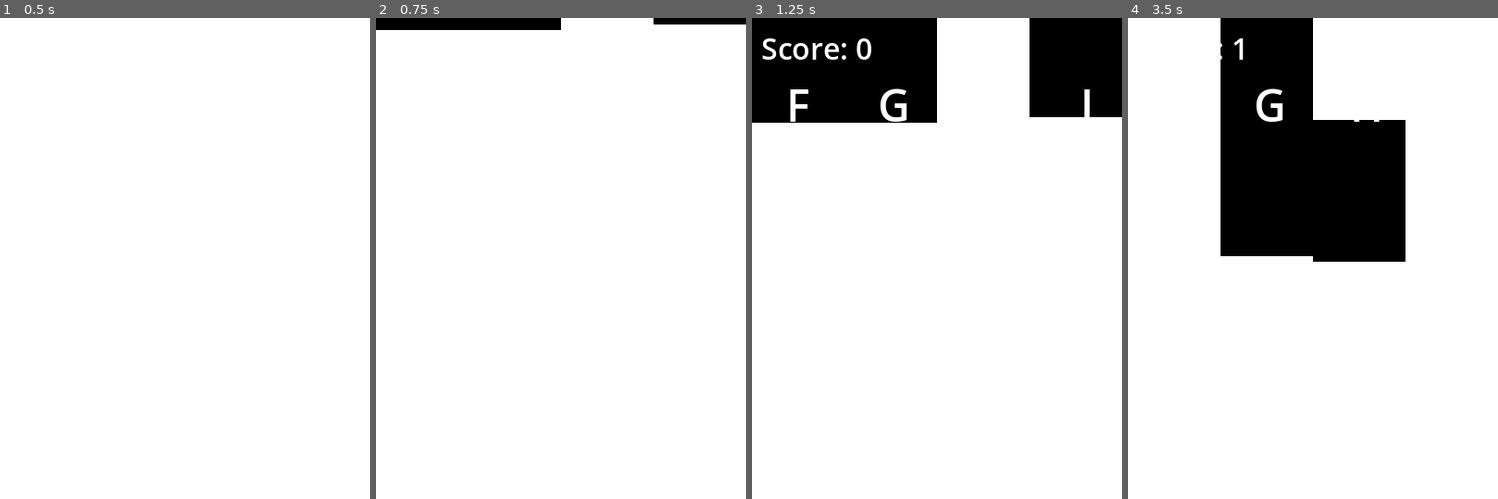
Above: before the commit, frames 1-4 (left to right).
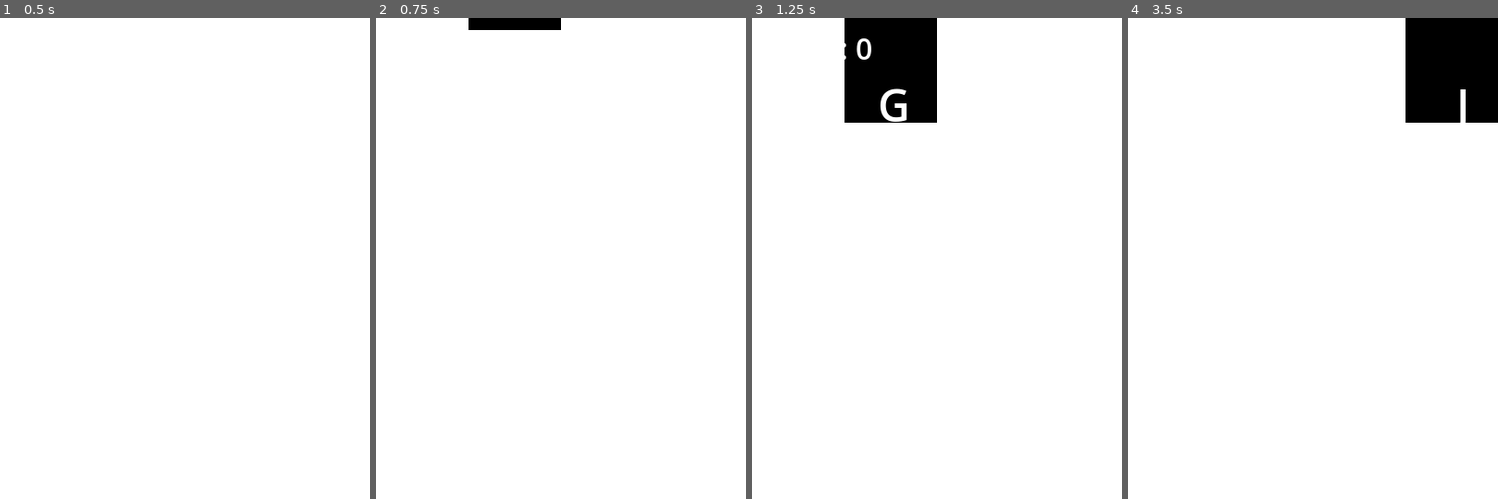
Above: after the commit, the same moments.

Repository: xanderayes/solo_builder
Game: Godot game, scene res://scenes/main.tscn
Same seed, same stepped clock (60 frames per second), same inputs: the game is played once before the commit and once after it.
Inputs (mouse positions are in pixels of both pictures, inside the frame that each line leads up to):
- Up to frame 1 (0.5 s): no input
- Up to frame 2 (0.75 s): tap Enter at 0.5 s; move the mouse to (642, 311) at 0.52 s; tap F at 0.6 s; click (642, 311) at 0.67 s
- Up to frame 3 (1.25 s): no input
- Up to frame 4 (3.5 s): move the mouse to (1239, 373) at 1.27 s; tap G at 1.35 s; click (1239, 373) at 1.42 s; move the mouse to (1350, 200) at 2.02 s; tap H at 2.1 s; click (1350, 200) at 2.17 s; move the mouse to (1294, 470) at 2.77 s; tap J at 2.85 s; click (1294, 470) at 2.92 s

Frame 1 is identical in both runs. In frame 2, 1.0% of the frame differs, in the area x 0-100%, y 0-3%; in frame 3, 10%; in frame 4, 25%, in the area x 25-100%, y 0-51%.

Commit message:
duration

Diff:
--- a/scripts/main.gd
+++ b/scripts/main.gd
@@ -68,11 +68,18 @@
 			end_game()
 			return
 
-	# Spawn new tiles
-	spawn_timer += delta
-	if spawn_timer >= spawn_interval:
-		spawn_tile()
-		spawn_timer = 0.0
+	# Spawn new tiles only when there are no unclicked tiles
+	var has_unclicked_tiles = false
+	for tile in tiles:
+		if not tile.is_clicked:
+			has_unclicked_tiles = true
+			break
+
+	if not has_unclicked_tiles:
+		spawn_timer += delta
+		if spawn_timer >= spawn_interval:
+			spawn_tile()
+			spawn_timer = 0.0
 
 func start_game():
 	game_running = true
@@ -89,10 +96,8 @@
 		tile.queue_free()
 	tiles.clear()
 
-	# Spawn initial tiles
-	for i in range(4):
-		spawn_tile()
-		await get_tree().process_frame
+	# Spawn first tile
+	spawn_tile()
 
 func reset_game():
 	game_over = false
